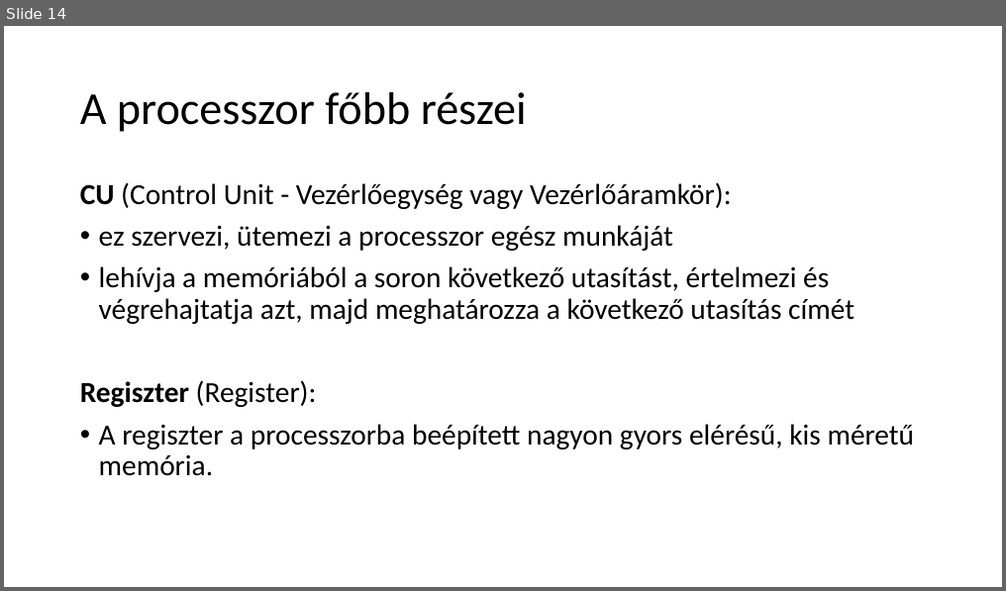
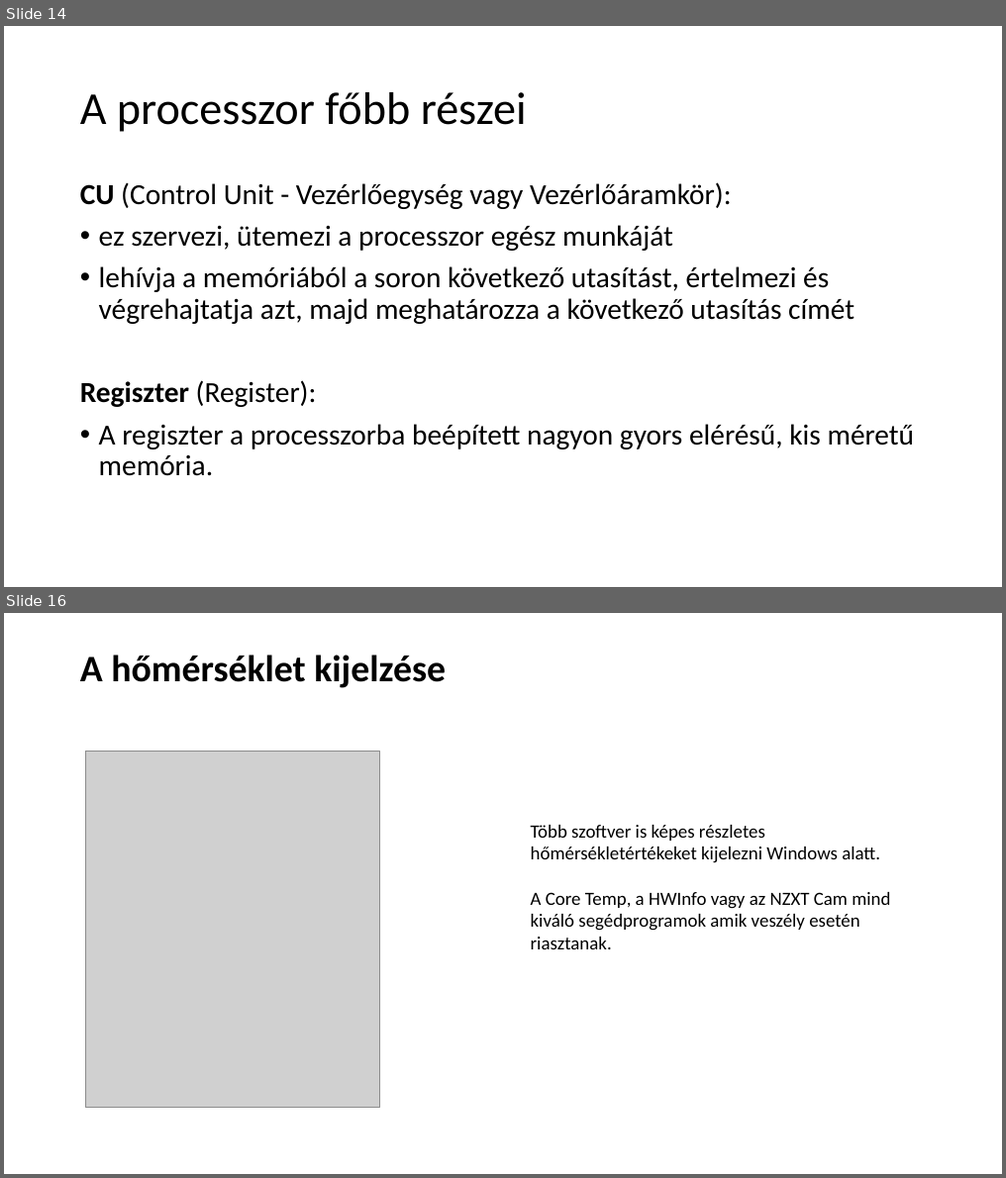
Before and after one commit to OsziMisi/Jozsika, a slide deck: Puritánppt.pptx. Shown one above the other, each under a label of ours: slide 14 before the commit, slides 14 and 16 after it; the slides between them are not shown. The pictures are 1006x591 and 1006x1178 pixels, drawn with LibreOffice and Linux fonts; fonts in the diff are those of the drawing; grey boxes stand for pictures. Boxes give left, top, right and bottom in pixels: in the first picture for what was removed or moved away, otherwise in the second. Text is boxed around its words. In the diff, an @@ line names an element or a change of style, - is before the commit and + after.

```diff
--- a/Puritánppt.pptx
+++ b/Puritánppt.pptx
@@ slide 16 added at bbox=[4, 613, 1002, 1174], background #FFFFFF @@
@@ title added at bbox=[80, 655, 446, 688], 36 pt, text #000000, bold @@
+A hőmérséklet kijelzése
@@ picture added at bbox=[85, 752, 380, 1108] @@
@@ text added at bbox=[531, 825, 890, 950], 18 pt, text #000000 @@
+Több szoftver is képes részletes hőmérsékletértékeket kijelezni Windows alatt.
+A Core Temp, a HWInfo vagy az NZXT Cam mind kiváló segédprogramok amik veszély esetén riasztanak.
```
Also in this commit, not shown: 2 other slides added, 2 slides removed.
